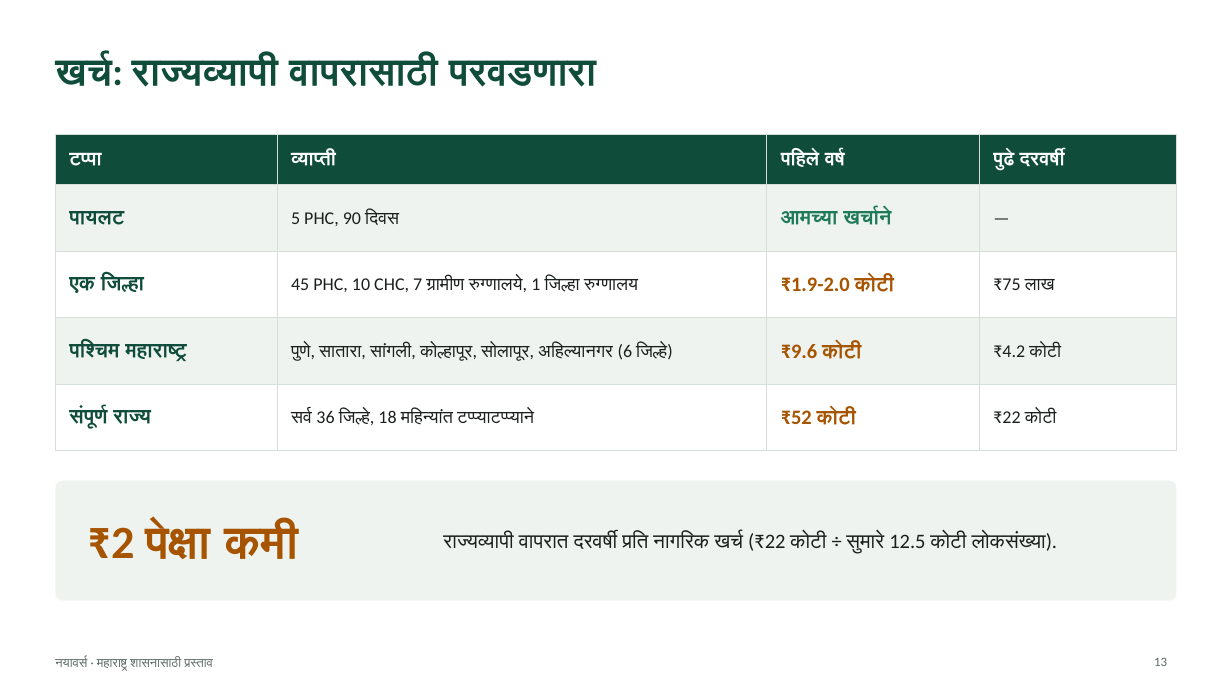
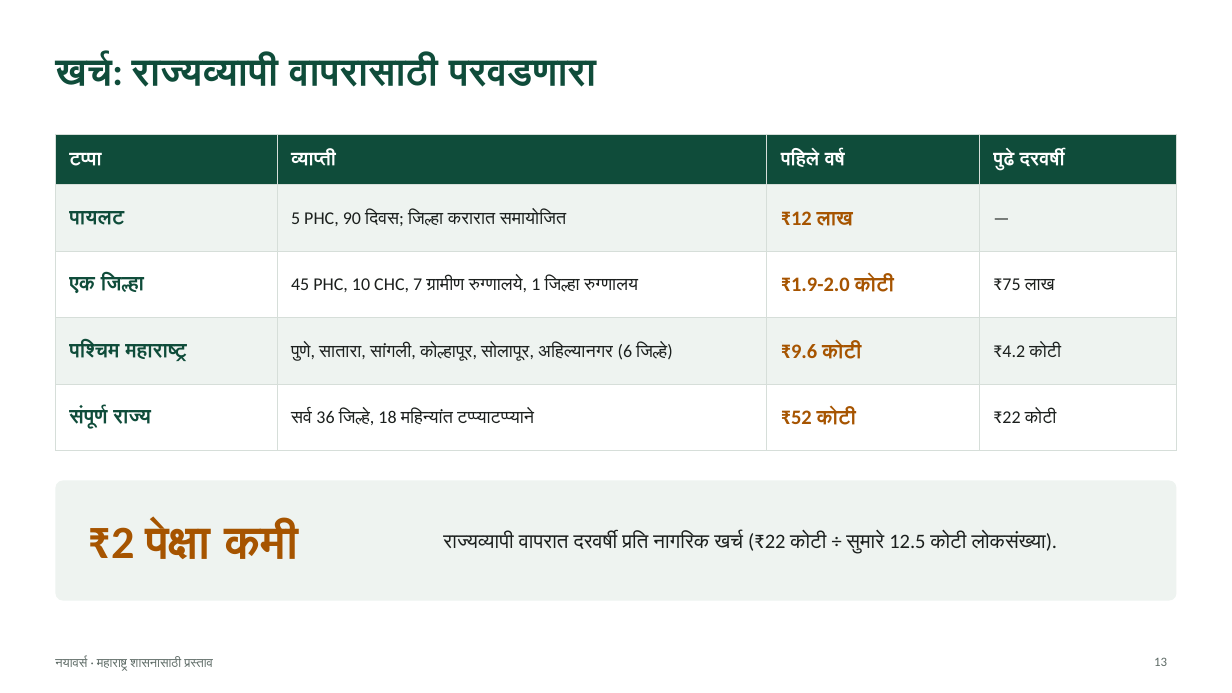
Before and after one commit to suhelali14/Saas-Platform, a slide deck: slide 13 of docs/pitch/Nayaversse-Maharashtra-Pitch-Marathi.pptx. Drawn at 1232x693 pixels with LibreOffice and Linux fonts; fonts in the diff are those of the drawing. Boxes give left, top, right and bottom in pixels: in the first picture for what was removed or moved away, otherwise in the second. Text is boxed around its words. In the diff, an @@ line names an element or a change of style, - is before the commit and + after.

```diff
--- a/docs/pitch/Nayaversse-Maharashtra-Pitch-Marathi.pptx
+++ b/docs/pitch/Nayaversse-Maharashtra-Pitch-Marathi.pptx
@@ table at (55, 134, 1177, 433) @@
-row 2, column 2: 5 PHC, 90 दिवस
+row 2, column 2: 5 PHC, 90 दिवस; जिल्हा करारात समायोजित
-row 2, column 3: आमच्या खर्चाने
+row 2, column 3: ₹12 लाख
```
Also in this commit, not shown: 3 other slides changed, 3 other files.
